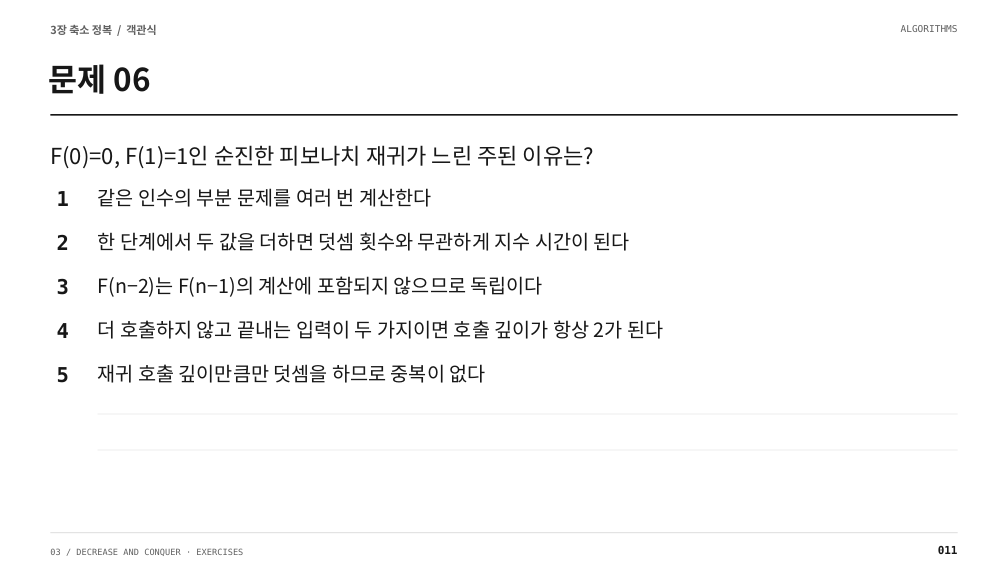
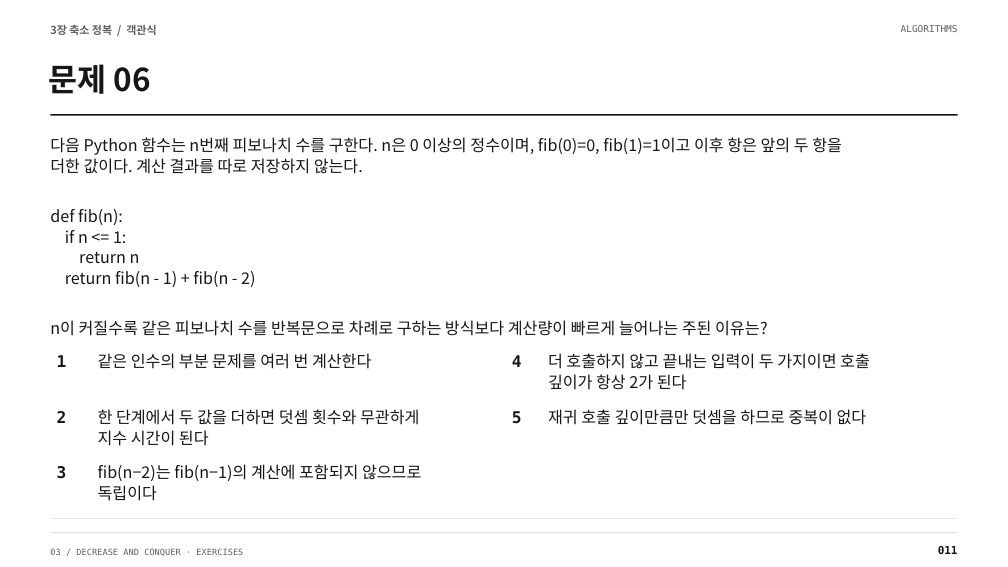
Before and after one commit to Sangdon-Park/Sangdon-Park.github.io, a slide deck: slide 11 of data/알고리즘/3장_연습문제_100문항_수업용.pptx. Drawn at 1008x567 pixels with LibreOffice and Linux fonts; fonts in the diff are those of the drawing. Boxes give left, top, right and bottom in pixels: in the first picture for what was removed or moved away, otherwise in the second. Text is boxed around its words. In the diff, an @@ line names an element or a change of style, - is before the commit and + after.

Commit message:
fix: clarify lecture exercises and align numbered coding practice

```diff
--- a/data/알고리즘/3장_연습문제_100문항_수업용.pptx
+++ b/data/알고리즘/3장_연습문제_100문항_수업용.pptx
@@ text at [50,137,842,336]: text changed; size 21 to 15.4 pt @@
-F(0)=0, F(1)=1인 순진한 피보나치 재귀가 느린 주된 이유는?
+다음 Python 함수는 n번째 피보나치 수를 구한다. n은 0 이상의 정수이며, fib(0)=0, fib(1)=1이고 이후 항은 앞의 두 항을
+더한 값이다. 계산 결과를 따로 저장하지 않는다.
+def fib(n):
+if n <= 1:
+return n
+return fib(n - 1) + fib(n - 2)
+n이 커질수록 같은 피보나치 수를 반복문으로 차례로 구하는 방식보다 계산량이 빠르게 늘어나는 주된 이유는?
@@ text "1": place and size @@
-text "1" at [57,191,69,206]
+text "1" at [57,355,67,367]
@@ text "같은 인수의 부분 문제를 여러 ...": place and size @@
-text "같은 인수의 부분 문제를 여러 ..." at [98,188,431,207]
+text "같은 인수의 부분 문제를 여러 ..." at [98,353,371,369]
@@ text "같은 인수의 부분 문제를 여러 ..." at [98,353,371,369]: size 18.8 to 15.4 pt @@
@@ text "4": place and size @@
-text "4" at [57,323,69,338]
+text "4" at [512,355,522,367]
@@ text at [548,353,870,390]: text changed; size 18.8 to 15.4 pt @@
-더 호출하지 않고 끝내는 입력이 두 가지이면 호출 깊이가 항상 2가 된다
+더 호출하지 않고 끝내는 입력이 두 가지이면 호출
+깊이가 항상 2가 된다
@@ text "2": place and size @@
-text "2" at [57,234,69,250]
+text "2" at [57,411,67,423]
@@ text at [98,409,419,446]: text changed; size 18.8 to 15.4 pt @@
-한 단계에서 두 값을 더하면 덧셈 횟수와 무관하게 지수 시간이 된다
+한 단계에서 두 값을 더하면 덧셈 횟수와 무관하게
+지수 시간이 된다
@@ rectangle removed at [98,414,958,414] @@
@@ size 19.5 to 15.4 pt in 5 elements at [57,355,67,367], [57,411,67,423], [57,466,67,479], [512,355,522,367], [512,411,522,424] @@
@@ text "5": place and size @@
-text "5" at [57,367,69,383]
+text "5" at [512,411,522,424]
@@ text "재귀 호출 깊이만큼만 덧셈을 하므로 ..." at [548,409,867,425]: size 18.8 to 15.4 pt @@
@@ text "재귀 호출 깊이만큼만 덧셈을 하므로 ...": place and size @@
-text "재귀 호출 깊이만큼만 덧셈을 하므로 ..." at [98,364,486,383]
+text "재귀 호출 깊이만큼만 덧셈을 하므로 ..." at [548,409,867,425]
@@ text "3": place and size @@
-text "3" at [57,278,69,295]
+text "3" at [57,466,67,479]
@@ text at [98,464,421,501]: text changed; size 18.8 to 15.4 pt @@
-F(n−2)는 F(n−1)의 계산에 포함되지 않으므로 독립이다
+fib(n−2)는 fib(n−1)의 계산에 포함되지 않으므로
+독립이다
@@ rectangle: place and size @@
-rectangle at [98,450,958,451]
+rectangle at [51,518,958,519]
```
Also in this commit, not shown: 108 other slides changed, 24 other files.
